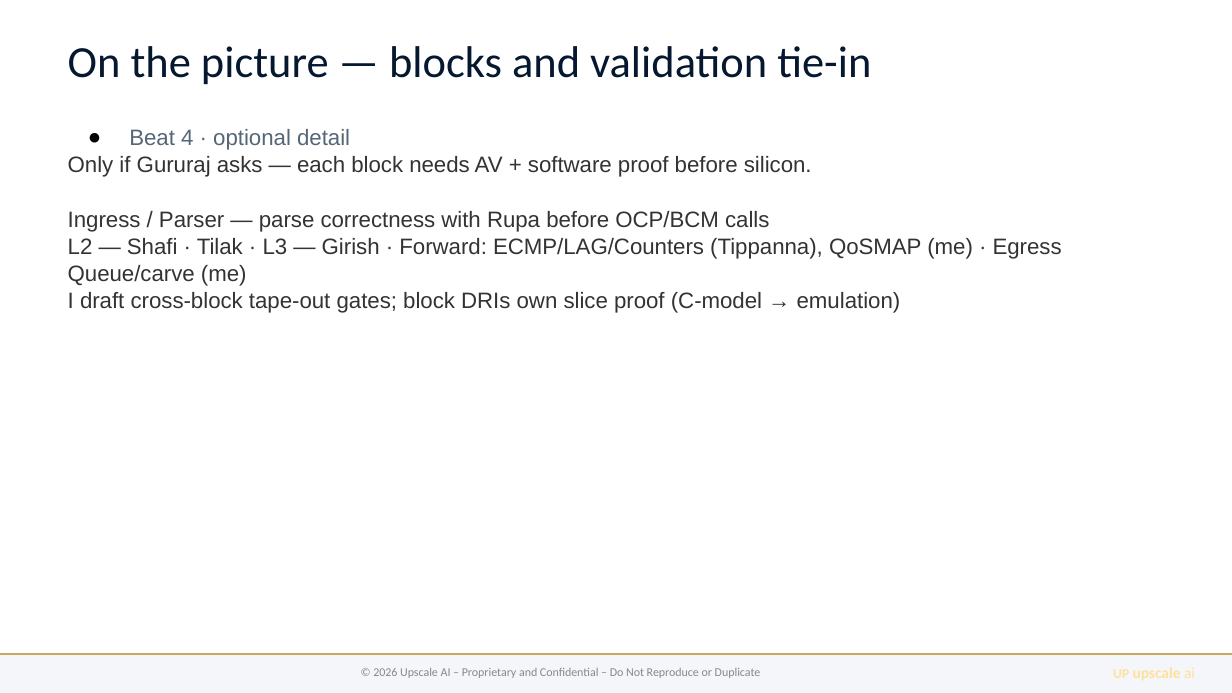
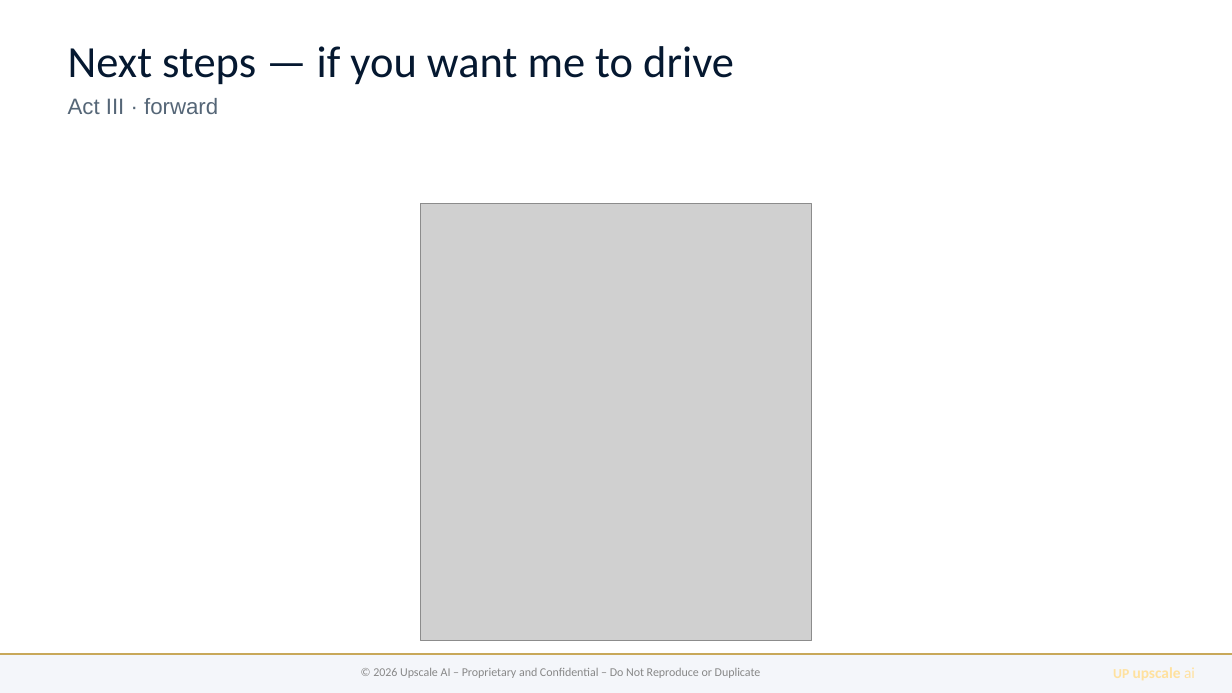
Before and after one commit to upscale-ai-network/agent-template, a slide deck: slide 8 of dt122/bugatti-qos-ccc.pptx. Drawn at 1232x693 pixels with LibreOffice and Linux fonts; fonts in the diff are those of the drawing; grey boxes stand for pictures. Boxes give left, top, right and bottom in pixels: in the first picture for what was removed or moved away, otherwise in the second. Text is boxed around its words. In the diff, an @@ line names an element or a change of style, - is before the commit and + after.

```diff
--- a/dt122/bugatti-qos-ccc.pptx
+++ b/dt122/bugatti-qos-ccc.pptx
@@ text at (x1=68, y1=46, x2=734, y2=114): text changed @@
-On the picture — blocks and validation tie-in
+Next steps — if you want me to drive
+Act III · forward
@@ text removed at (x1=68, y1=129, x2=1062, y2=313) @@
-● Beat 4 · optional detail
-Only if Gururaj asks — each block needs AV + software proof before silicon.
-Ingress / Parser — parse correctness with Rupa before OCP/BCM calls
-L2 — Shafi · Tilak · L3 — Girish · Forward: ECMP/LAG/Counters (Tippanna), QoSMAP (me) · Egress Queue/carve (me)
-I draft cross-block tape-out gates; block DRIs own slice proof (C-model → emulation)
@@ picture added at (x1=420, y1=203, x2=812, y2=641) @@
```
Also in this commit, not shown: 7 other slides changed, 3 slides removed, 26 other files.
